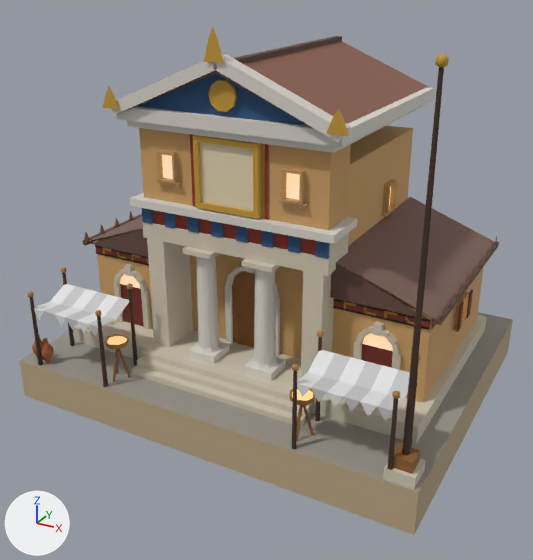
Two versions of the glTF model public/harbour/civic/harbour-office-bsc.glb, one commit apart.
Both versions are drawn from a 50 mm camera at (15.6, -29.6, 18.5) aimed at (0.1, -1.4, 4.4). Lighting does not change. The marker at lower left points along +X, +Y and +Z. The older version comes first. Where no turn or scale is listed for an object, it has been applied to the vertices. Vertices at exactly the same position are counted once.

Objects in the first picture: 'awning', 'crest_panel', 'office_body', 'office_body_windows' and 1 more.
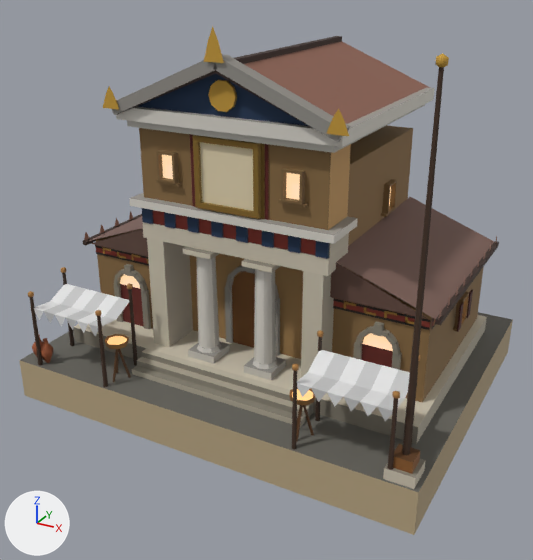
Diff of the bpy script that builds the scene:
```diff
--- a/public/harbour/civic/harbour-office-bsc.glb.py
+++ b/public/harbour/civic/harbour-office-bsc.glb.py
@@ me_office_body @@
 me_office_body.from_pydata(...)  # 1698 vertices, 2040 faces; spans x -10.0..10.0, y -8.0..8.0, z -8.8..8.8
 # used by ob_office_body; location = (0.0, 0.0, 7.29)
+# me_office_body part 1: 526 faces centred in x -9.4..8.9, y -7.8..3.0, z -6.8..6.8 are repainted in the vertex colours; the middle colour goes from orange #cea266 to brown #8a6a42
+# me_office_body part 2: 428 faces centred in x -9.3..9.6, y -7.9..6.2, z -6.8..8.2 are repainted in the vertex colours; the middle colour goes from brown #6a4d2e to brown #47321c
+# me_office_body part 3: 352 faces centred in x -9.0..9.8, y -7.9..6.0, z -6.8..1.0 are repainted in the vertex colours; the middle colour goes from pale yellow #e4dac4 to grey #989282
+# me_office_body part 4: 383 faces centred in x -9.5..9.3, y -7.9..5.9, z -6.2..8.2 are repainted in the vertex colours; the middle colour goes from orange #c18b49 to orange #b68542
+# me_office_body part 5: 242 faces centred in x -5.2..5.2, y -5.3..5.9, z -6.0..7.6 are repainted in the vertex colours; the middle colour goes from white #eeeadf to grey #a09d96
 me_office_body.materials.append(mat_hb_opaque)
```

Boxes [x1, y1, x2, y2] around the edits, measured in the pictures (533 x 560 px):
part 1 of me_office_body, recoloured (darker): [20, 80, 512, 492] in both
part 2 of me_office_body, recoloured: [37, 36, 499, 474] in both
part 3 of me_office_body, recoloured: [73, 222, 487, 489] in both
part 4 of me_office_body, recoloured: [33, 80, 497, 405] in both
part 5 of me_office_body, recoloured: [112, 54, 434, 380] in both
